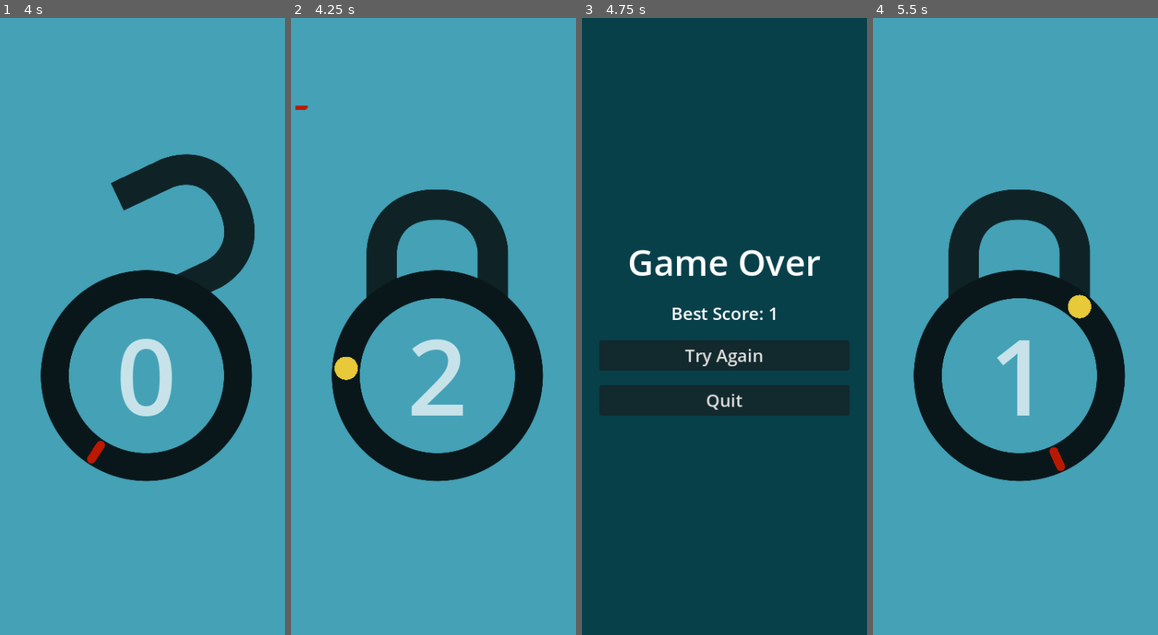
Above: before the commit, frames 1-4 (left to right).
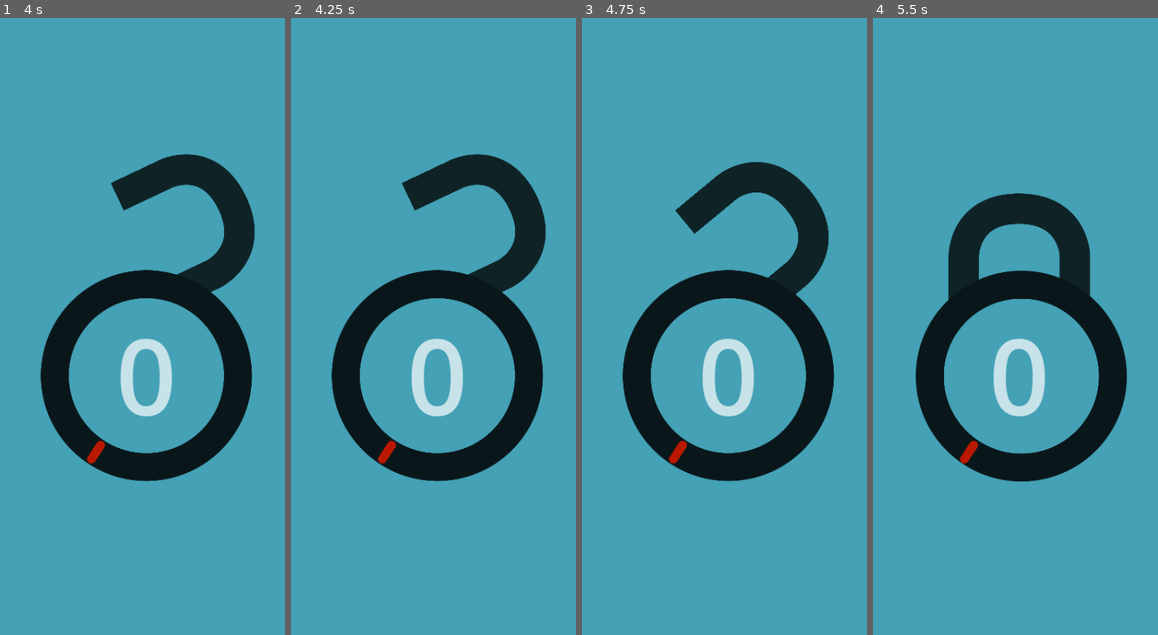
Above: after the commit, the same moments.

Repository: rob-not-bob/lock-breaker
Game: Godot game, scene res://scenes/main.tscn
Two runs of this game, one before a commit and one after it. Both use one fixed random seed, a clock stepped at 60 frames per second and the inputs below.
Inputs (mouse positions are in pixels of both pictures, inside the frame that each line leads up to):
- Up to frame 1 (4 s): move the mouse to (205, 295) at 0.52 s; click (205, 295) at 0.6 s; click "Try Again" at 1.25 s; click "Try Again" at 2 s; move the mouse to (85, 357) at 2.77 s; click (85, 357) at 2.85 s; move the mouse to (171, 190) at 3.52 s; click (171, 190) at 3.6 s
- Up to frame 2 (4.25 s): no input
- Up to frame 3 (4.75 s): move the mouse to (710, 449) at 4.27 s; click (710, 449) at 4.35 s
- Up to frame 4 (5.5 s): click (1015, 357) at 5 s, where only the run before the commit has a clickable "Try Again"

Frame 1 is identical in both runs. In frame 2, 8.4% of the frame differs, in the area x 1-90%, y 14-73%; in frame 3, 98%, in the area x 0-100%, y 0-100%; in frame 4, 3.7%.

Commit message:
Improve transition between levels

Diff:
--- a/scenes/lock.gd
+++ b/scenes/lock.gd
@@ -13,9 +13,9 @@
 	info_calculated.emit(center, radius, trackWidth);
 
 func lock() -> Signal:
-	$AnimationPlayer.play("lock");
+	$AnimationPlayer.play_backwards("unlock");
 	return $AnimationPlayer.animation_finished;
 
 func unlock() -> Signal:
-	$AnimationPlayer.play("unlock_2");
+	$AnimationPlayer.play("unlock");
 	return $AnimationPlayer.animation_finished;
--- a/scenes/lock.tscn
+++ b/scenes/lock.tscn
@@ -71,21 +71,6 @@
 "values": [Vector2(196, 194), Vector2(196, 306)]
 }
 
-[sub_resource type="Animation" id="Animation_6v3nx"]
-resource_name = "unlcok"
-tracks/0/type = "value"
-tracks/0/imported = false
-tracks/0/enabled = true
-tracks/0/path = NodePath("shackle:position")
-tracks/0/interp = 2
-tracks/0/loop_wrap = true
-tracks/0/keys = {
-"times": PackedFloat32Array(0, 1),
-"transitions": PackedFloat32Array(1, 1),
-"update": 0,
-"values": [Vector2(196, 306), Vector2(196, 194)]
-}
-
 [sub_resource type="Animation" id="Animation_7pxds"]
 resource_name = "unlock_2"
 length = 1.35
@@ -142,8 +127,7 @@
 _data = {
 "RESET": SubResource("Animation_tvi3e"),
 "lock": SubResource("Animation_h8shh"),
-"unlock": SubResource("Animation_6v3nx"),
-"unlock_2": SubResource("Animation_7pxds")
+"unlock": SubResource("Animation_7pxds")
 }
 
 [node name="lock" type="Node2D"]
--- a/scenes/main.gd
+++ b/scenes/main.gd
@@ -9,16 +9,14 @@
 	);
 
 func _ready():
-	var difficulty = SceneSwitcher.get_param("difficulty")
-	if difficulty:
-		level_difficulty = difficulty;
-
+	level_difficulty = SceneSwitcher.get_param("difficulty", 1)
 	lock_difficulty = level_difficulty;
 	$lock/countdown.text = str(lock_difficulty);
 	$track.create_coin();
 
 func _on_lock_info_calculated(center, radius, trackWidth):
-	$track.initialize(center, radius, trackWidth);
+	var angle = SceneSwitcher.get_param("angle", 0)
+	$track.initialize(center, radius, trackWidth, angle);
 
 func _on_coin_collected():
 	if lock_difficulty <= 0:
@@ -29,7 +27,11 @@
 	if lock_difficulty == 0:
 		$track.direction = 0;
 		await $lock.unlock();
-		SceneSwitcher.change_scene("res://scenes/main.tscn", { "difficulty": level_difficulty + 1 })
+		await $lock.lock();
+		SceneSwitcher.change_scene("res://scenes/main.tscn", {
+			"difficulty": level_difficulty + 1,
+			"angle": $track.current_angle,
+		})
 	else:
 		$track.create_coin();
 
--- a/scenes/track.gd
+++ b/scenes/track.gd
@@ -8,9 +8,10 @@
 var _center: Vector2 = Vector2.ZERO;
 var _radius: float = 0;
 
-func initialize(center: Vector2, radius: float, track_width: float):
+func initialize(center: Vector2, radius: float, track_width: float, start_angle: float = 0):
 	_radius = radius;
 	_center = center;
+	current_angle = start_angle;
 	$coin_spawner.calculate_coin_scale(track_width);
 
 func lose():
--- a/scripts/scene_switcher.gd
+++ b/scripts/scene_switcher.gd
@@ -9,7 +9,7 @@
 	get_tree().change_scene_to_file(next_scene)
 
 # In the newly opened scene, you can get the parameters by name
-func get_param(name):
+func get_param(name, default_value = null):
 	if _params != null and _params.has(name):
-		return _params[name]
-	return null
+		return _params[name];
+	return default_value;
Not shown: 1 places in scenes/lock.tscn that only renumber resources
